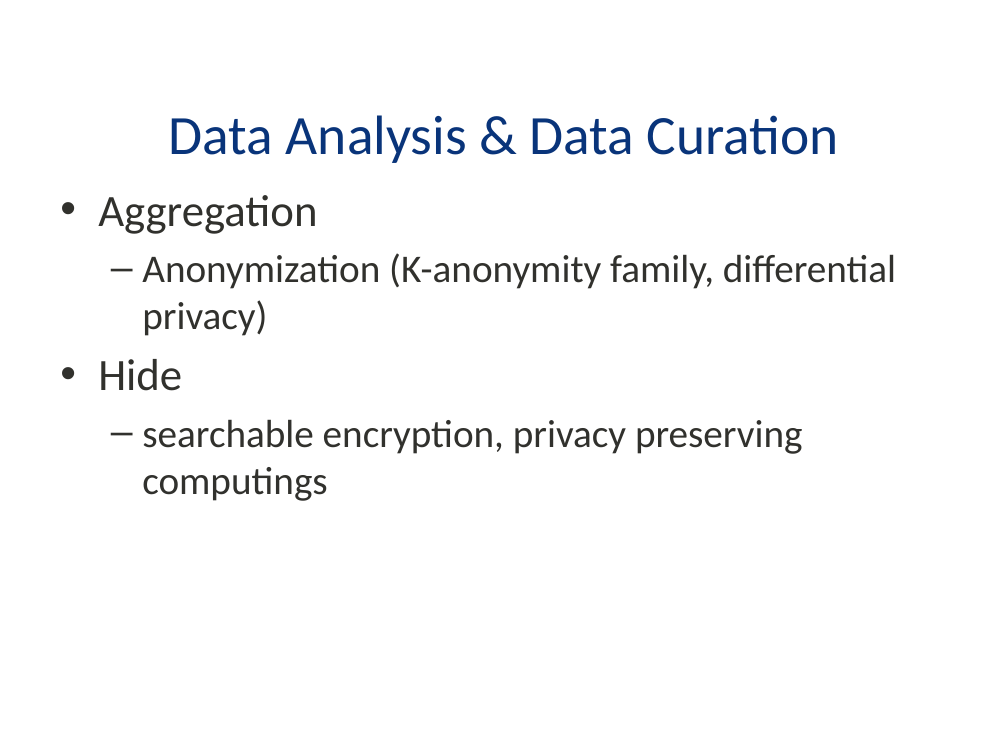
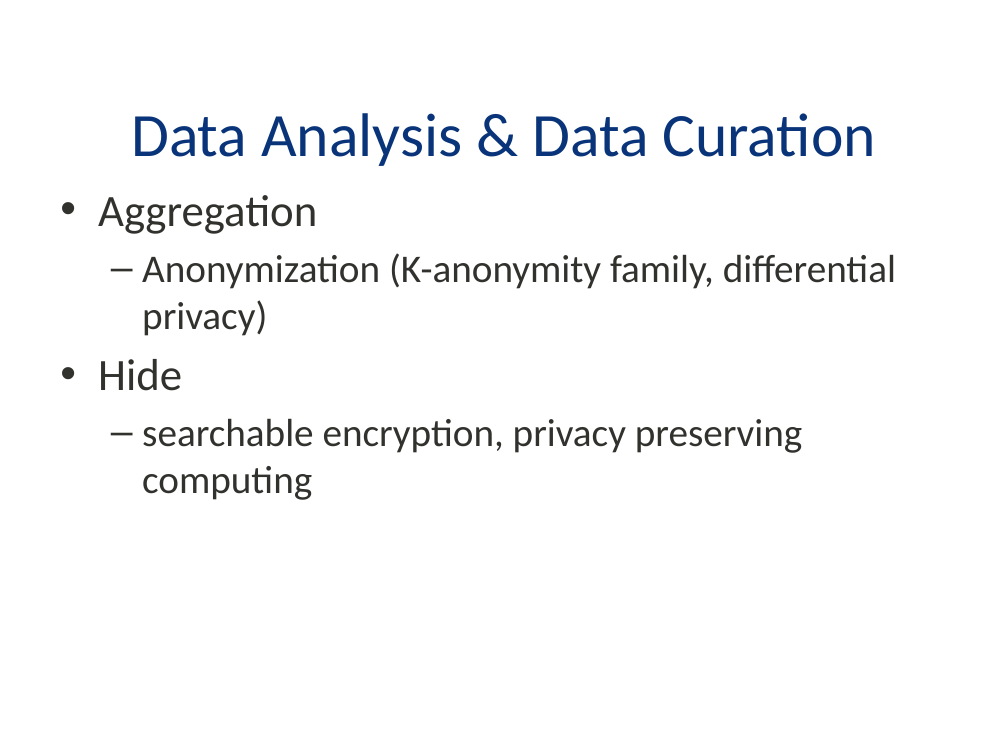
Before and after one commit to BoiseState/CS535-resources, a slide deck: slide 11 of notes/Privacy-Mehrpouyan.pptx. Drawn at 1008x756 pixels with LibreOffice and Linux fonts; fonts in the diff are those of the drawing; background and template pictures are left out. Boxes give left, top, right and bottom in pixels: in the first picture for what was removed or moved away, otherwise in the second. Text is boxed around its words. In the diff, an @@ line names an element or a change of style, - is before the commit and + after.

```diff
--- a/notes/Privacy-Mehrpouyan.pptx
+++ b/notes/Privacy-Mehrpouyan.pptx
@@ text "Data Analysis & Data Curation" at [131,113,875,166]: size 39.6 to 44 pt @@
@@ text at [142,418,803,500]: text changed @@
-  – searchable encryption, privacy preserving computings
+  – searchable encryption, privacy preserving computing
```
Also in this commit, not shown: 21 other slides changed, 1 other file.
